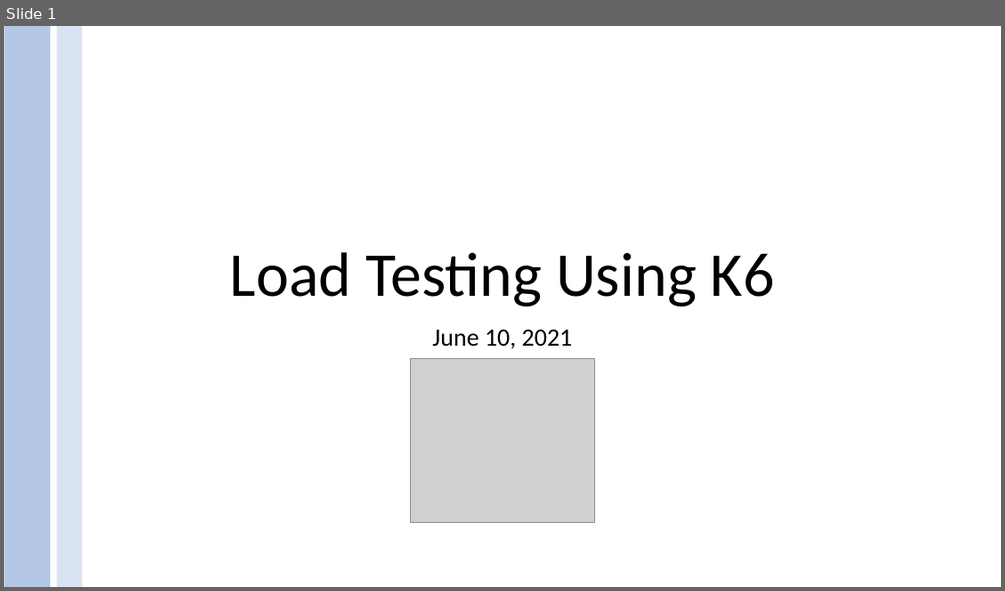
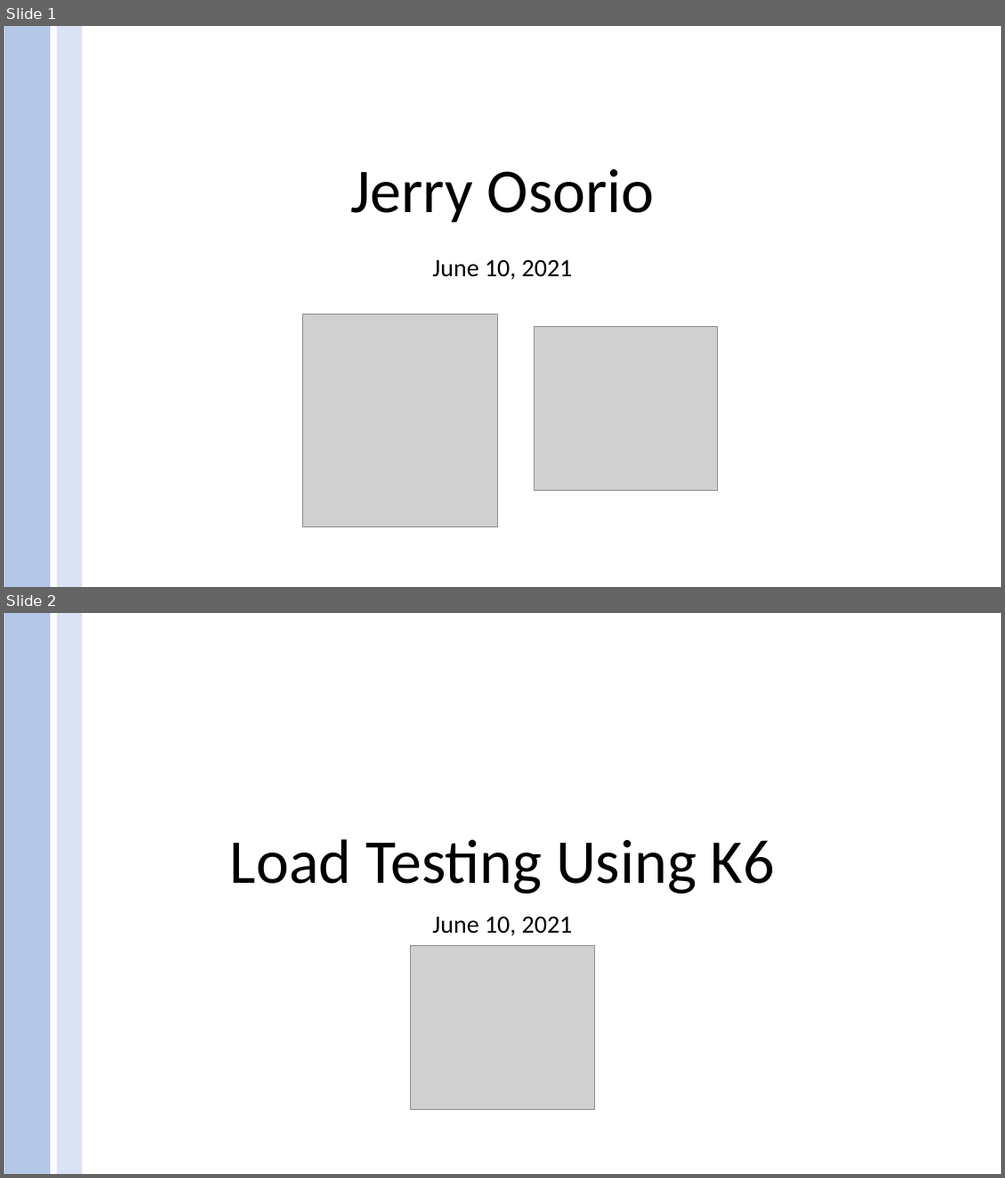
Before and after one commit to jerryosorio2/k6Meetup, a slide deck: Presentation/Performance K6 Meetup.pptx. Shown one above the other, each under a label of ours: slide 1 before the commit, slides 1 and 2 after it. The pictures are 1005x591 and 1005x1178 pixels, drawn with LibreOffice and Linux fonts; fonts in the diff are those of the drawing; grey boxes stand for pictures. Boxes give left, top, right and bottom in pixels: in the first picture for what was removed or moved away, otherwise in the second. Text is boxed around its words. In the diff, an @@ line names an element or a change of style, - is before the commit and + after.

Commit message:
Adding last changes to K6 presentation

```diff
--- a/Presentation/Performance K6 Meetup.pptx
+++ b/Presentation/Performance K6 Meetup.pptx
@@ slide 1 added at [4,26,1001,587], background #FFFFFF @@
@@ rectangle added at [4,26,50,587], fill #B4C7E7 @@
@@ rectangle added at [57,26,82,587], fill #DAE3F3 @@
@@ title added at [350,169,655,223], 60 pt, text #000000 @@
+Jerry Osorio
@@ subtitle added at [432,260,573,280], 24 pt, text #000000 @@
+June 10, 2021
@@ picture added at [302,313,498,526] @@
@@ picture added at [534,326,718,491] @@
@@ what was slide 1 is now slide 2 @@
```
